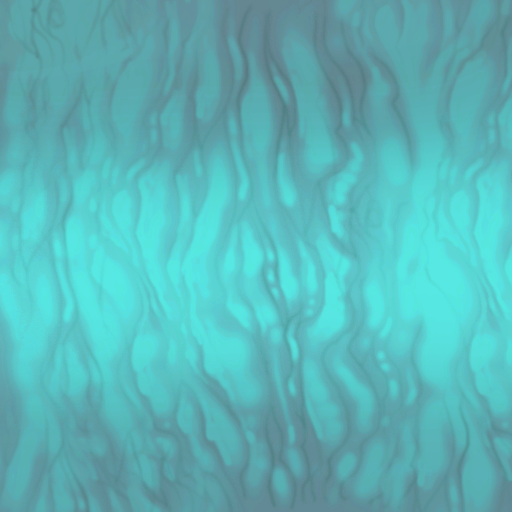
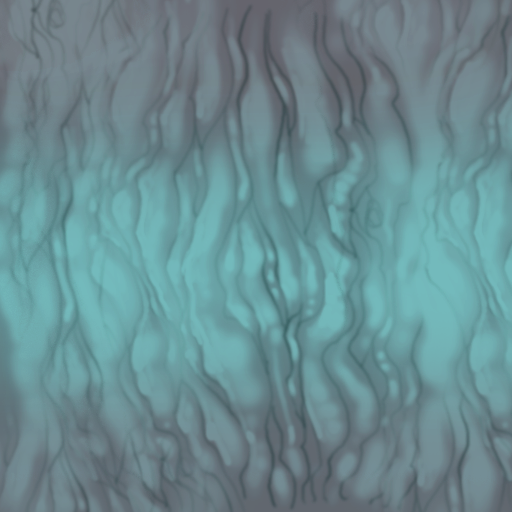
Comparing the layer stacks of the two (512, 512) images. Changes:
hid "logs" over box(0, 0, 512, 512)
